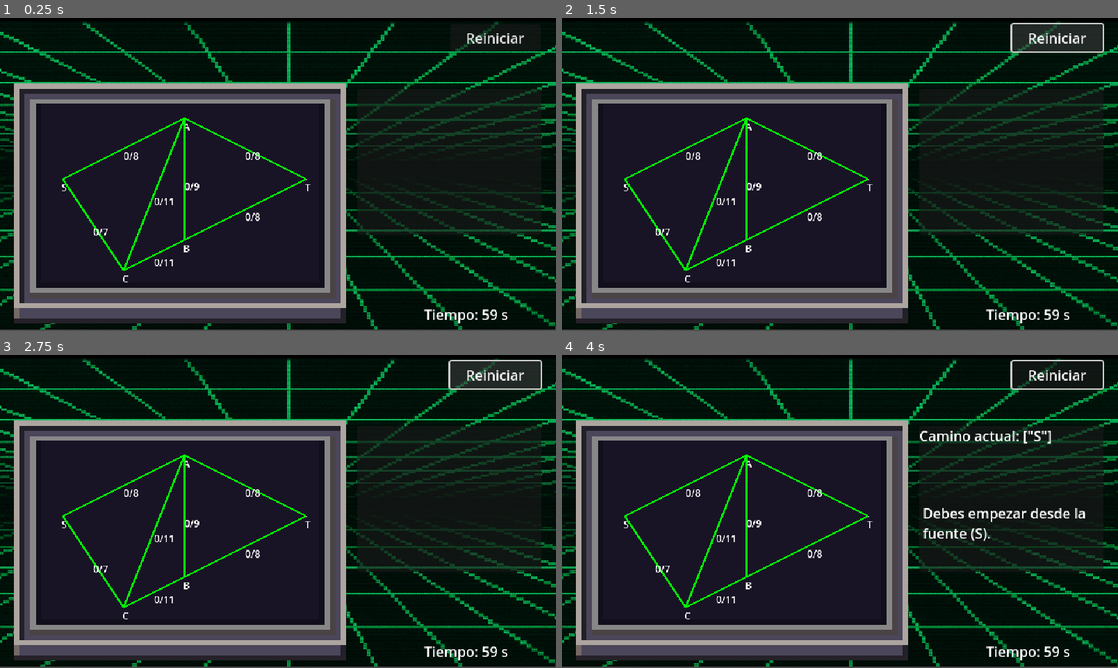
Above: before the commit, frames 1-4 (two rows, left to right).
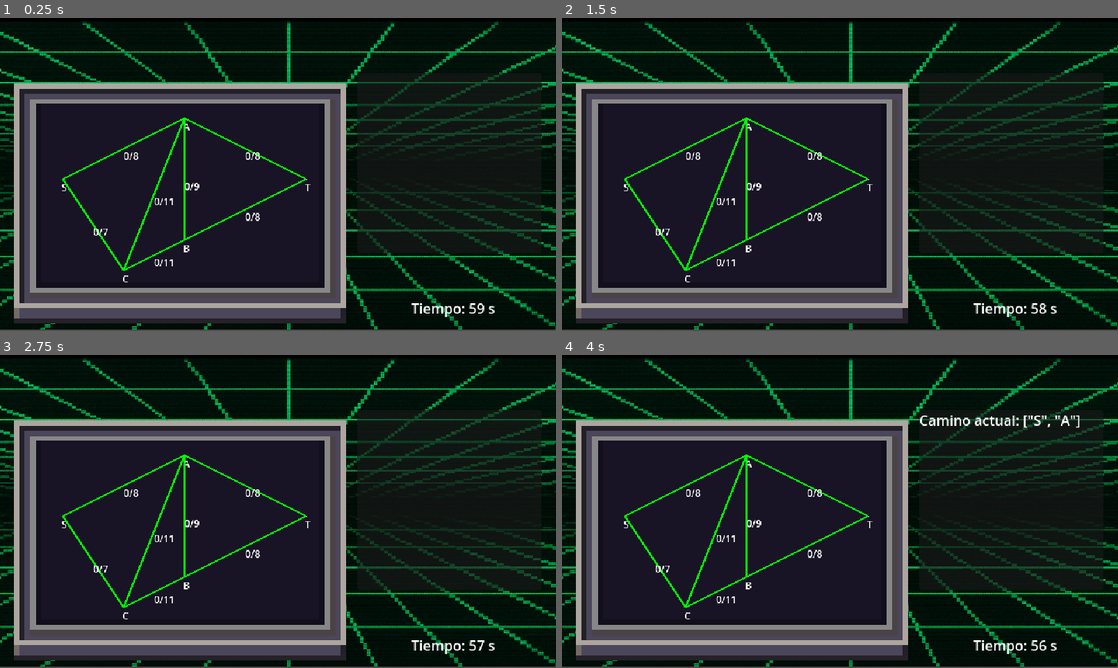
Above: after the commit, the same moments.

Repository: idpacheco/Laboratorio-2--EDD2
Game: Godot game, scene res://Mision_4/Scenes/Main.tscn
Same seed, same stepped clock (60 frames per second), same inputs: the game is played once before the commit and once after it. This scene is started directly instead of the project's main scene.
Inputs (mouse positions are in pixels of both pictures, inside the frame that each line leads up to):
- Up to frame 1 (0.25 s): no input
- Up to frame 2 (1.5 s): click (1056, 36) at 0.5 s, where only the run before the commit has a clickable "Reiniciar"; click (1056, 36) at 1.25 s, where only the run before the commit has a clickable "Reiniciar"
- Up to frame 3 (2.75 s): click (494, 373) at 2 s, where only the run before the commit has a clickable "Reiniciar"
- Up to frame 4 (4 s): tap Enter at 2.75 s; move the mouse to (623, 517) at 2.77 s; tap 1 at 2.85 s; click (623, 517) at 2.92 s; tap Space at 3.5 s; move the mouse to (745, 455) at 3.52 s; hold S from 3.53 s (still down); tap 2 at 3.6 s; click (745, 455) at 3.67 s

The runs differ from the first frame. In frame 1, 1.1% of the frame differs, in the area x 11-98%, y 2-98%; in frame 2, 2.4%; in frame 3, 2.4%; in frame 4, 2.7%, in the area x 11-98%, y 1-98%.

Commit message:
Mision 4 messages

Diff:
--- a/Lab2-Datos2/Mision_3/Mision 3/scripts/mapa.gd
+++ b/Lab2-Datos2/Mision_3/Mision 3/scripts/mapa.gd
@@ -11,10 +11,6 @@
 var prim = preload("res://Mision_3/Mision 3/Prim.gd").new()
 const INF = 99999
 
-var VictoriaScene = preload("res://Mision_3/Mision 3/scenes/winner.tscn")
-var DerrotaScene = preload("res://Mision_3/Mision 3/scenes/loser.tscn")
-var popup_actual = null
-
 func _ready():
 	preparar_estaciones_y_conexiones()
 	$"../UI/BotonConectar".pressed.connect(_on_BotonConectar_pressed)
@@ -22,21 +18,9 @@
 	$"../UI/BotonConfirmar".pressed.connect(_on_BotonConfirmar_pressed)
 	#$"../UI/BotonVerOptima".pressed.connect(_on_BotonVerOptima_pressed)
 
-func mostrar_popup_ganaste():
-	$"../UI".visible = false
-	if popup_actual != null:
-		popup_actual.queue_free()
-	popup_actual = VictoriaScene.instantiate()
-	add_child(popup_actual)
-
-func mostrar_popup_perdiste():
-	$"../UI".visible = false
-	if popup_actual != null:
-		popup_actual.queue_free()
-	popup_actual = DerrotaScene.instantiate()
-	add_child(popup_actual)
-
 func preparar_estaciones_y_conexiones():
+	var ancho_pantalla = 640
+	var alto_pantalla = 360
 	var rng = RandomNumberGenerator.new()
 	rng.randomize()
 	# ===== 3 GRAFOS FIJOS =====
@@ -199,12 +183,13 @@
 	$"../UI/OptimoLabel".text = "Costo óptimo: %d (Prim)" % costo_optimo
 	_resaltar_mst(mst)
 
-	await get_tree().create_timer(3.0).timeout #Un segundito para salir
 	# Comparación actual: ¿las conexiones del jugador son las mismas que el MST?
 	if _es_ganador(mst):
-		mostrar_popup_ganaste()
+		$"../UI/GanasteLabel".visible = true
+		$"../UI/PerdisteLabel".visible = false
 	else:
-		mostrar_popup_perdiste()
+		$"../UI/GanasteLabel".visible = false
+		$"../UI/PerdisteLabel".visible = true
 
 func _es_ganador(mst: Array) -> bool:
 	var jugador_set = []
--- /dev/null
+++ b/Lab2-Datos2/Mision_4/Assets/Textures/buttonFord.tres
@@ -0,0 +1,7 @@
+[gd_resource type="AtlasTexture" load_steps=2 format=3 uid="uid://fohvpjjckxbx"]
+
+[ext_resource type="Texture2D" uid="uid://c4hn6k0b4he7f" path="res://mainMenu/Assets/Images/button.png" id="1_6fjhk"]
+
+[resource]
+atlas = ExtResource("1_6fjhk")
+region = Rect2(177.872, 194.406, 14.7443, 13.4983)
--- a/Lab2-Datos2/Mision_4/Scenes/Main.tscn
+++ b/Lab2-Datos2/Mision_4/Scenes/Main.tscn
@@ -1,8 +1,10 @@
-[gd_scene load_steps=4 format=3 uid="uid://dt0f0bao4ofmf"]
+[gd_scene load_steps=6 format=3 uid="uid://dt0f0bao4ofmf"]
 
 [ext_resource type="Script" uid="uid://bxaj1ek6qppha" path="res://Mision_4/Scripts/main.gd" id="1_r150o"]
 [ext_resource type="Texture2D" uid="uid://unqdd6qk18lc" path="res://Mision_3/Mision 3/assets/background.png" id="2_fs4k1"]
 [ext_resource type="Texture2D" uid="uid://cf8l6frvtth45" path="res://Mision_3/Mision 3/assets/box.png" id="3_dygla"]
+[ext_resource type="Texture2D" uid="uid://cqy05fm11d87p" path="res://Mision_4/Assets/Textures/lupa_1.png" id="4_u6k8n"]
+[ext_resource type="Texture2D" uid="uid://dqycfkynk7f4y" path="res://Mision_4/Assets/Textures/lupa_2.png" id="5_6ulu1"]
 
 [node name="Main" type="Node2D"]
 script = ExtResource("1_r150o")
@@ -23,6 +25,7 @@
 expand_mode = 1
 
 [node name="Button" type="Button" parent="."]
+visible = false
 offset_left = 518.0
 offset_top = 7.0
 offset_right = 622.0
@@ -43,29 +46,29 @@
 offset_right = 49.0
 offset_bottom = 40.0
 
-[node name="CheckButtonAuto" type="Button" parent="."]
-visible = false
-offset_left = 528.0
-offset_top = 308.0
-offset_right = 613.0
-offset_bottom = 339.0
-text = "Auto"
+[node name="CheckButtonAuto" type="TextureButton" parent="."]
+offset_left = 424.0
+offset_top = 314.0
+offset_right = 456.0
+offset_bottom = 346.0
+texture_normal = ExtResource("4_u6k8n")
+texture_pressed = ExtResource("5_6ulu1")
 
 [node name="GameTimer" type="Timer" parent="."]
 wait_time = 60.0
 one_shot = true
 
 [node name="TiempoLabel" type="Label" parent="."]
-offset_left = 488.0
-offset_top = 329.0
-offset_right = 581.0
-offset_bottom = 354.0
+offset_left = 473.0
+offset_top = 322.0
+offset_right = 566.0
+offset_bottom = 347.0
 
 [node name="Panel" type="Panel" parent="."]
 offset_left = 411.0
-offset_top = 81.0
+offset_top = 63.0
 offset_right = 623.0
-offset_bottom = 249.0
+offset_bottom = 270.0
 
 [node name="RichTextLabel" type="RichTextLabel" parent="Panel"]
 layout_mode = 0
@@ -74,10 +77,17 @@
 
 [node name="RichTextLabel2" type="RichTextLabel" parent="Panel"]
 layout_mode = 0
-offset_left = 4.0
-offset_top = 89.0
-offset_right = 197.0
-offset_bottom = 165.0
+offset_left = 8.0
+offset_top = 156.0
+offset_right = 201.0
+offset_bottom = 232.0
+
+[node name="RichTextLabel3" type="RichTextLabel" parent="Panel"]
+layout_mode = 0
+offset_left = 8.0
+offset_top = 88.0
+offset_right = 201.0
+offset_bottom = 164.0
 
 [connection signal="toggled" from="CheckButtonAuto" to="." method="_on_button_auto_toggled"]
 [connection signal="timeout" from="GameTimer" to="." method="_on_game_timer_timeout"]
--- a/Lab2-Datos2/Mision_4/Scripts/main.gd
+++ b/Lab2-Datos2/Mision_4/Scripts/main.gd
@@ -120,7 +120,7 @@
 			selected_path.clear()
 			return
 		if edge.is_full():
-			log_mensj("Camino bloqueado %->" % [from, to])
+			log_mensj("Camino bloqueado: %s -> %s" % [from, to])
 			errores_jugador += 1
 			selected_path.clear()
 			return
@@ -135,8 +135,8 @@
 		e.update_edge()
 
 	total_flow += bottleneck
-	log_info("💧 Flujo enviado: %d por %s" % [bottleneck, str(selected_path)])
-	log_info("Flujo total: %d" % total_flow)
+	log_mensj2("Flujo enviado: %d por %s" % [bottleneck, str(selected_path)])
+	#log_info("Flujo total: %d" % total_flow)
 
 	selected_path.clear()
 	check_end_game()
@@ -156,13 +156,13 @@
 		var ford_result = ford_fulkerson()
 		var duracion = (Time.get_ticks_msec() - tiempo_inicio) / 1000.0
 
-		mensaje_final.text = "🎯 Flujo jugador: %d | Flujo máximo: %d\n⏱️ Tiempo: %.1f s | ❌ Errores: %d" % [total_flow, ford_result, duracion, errores_jugador]
+		mensaje_final.text = " Flujo jugador: %d | Flujo máximo: %d\n Errores: %d" % [total_flow, ford_result, errores_jugador]
 		mensaje_final.visible = true
 
 		button_auto.visible = true
 
 		print("🏁 Juego terminado.")
-		if errores_jugador > 2:
+		if errores_jugador > 0:
 			log_mensj("⚠️ Demasiados errores. NEMESIS casi corrompe la red...")
 		else:
 			log_mensj("✅ Flujo seguro establecido. NEMESIS ha sido aislado.")
@@ -245,7 +245,8 @@
 
 # Mostrar algoritmo visual
 func show_algorithm_mode():
-	print("🔍 Visualizando Ford-Fulkerson...")
+	$Panel/RichTextLabel3.clear()
+	log_mensj("🔍 Visualizando Ford-Fulkerson...")
 	saved_player_flows.clear()
 	for e in edges:
 		saved_player_flows[e] = e.flow
@@ -258,12 +259,12 @@
 	var path = find_augmenting_path("S", "T")
 
 	while path.size() > 0 and not cancel_algorithm:
-		print("➡️ Camino:", path)
+		log_info("Camino:"+ str (path))
 		apply_auto_flow(path)
 		await get_tree().create_timer(1.0).timeout
 		path = find_augmenting_path("S", "T")
 
-	print("✅ Visualización completada.")
+	log_mensj("✅ Visualización completada.")
 	for e in saved_player_flows.keys():
 		e.flow = saved_player_flows[e]
 		e.update_edge()
@@ -314,13 +315,23 @@
 	log_mensj("💥 El tiempo se acabó.")
 
 func log_info(text):
+	print(text)
 	var label2= $Panel/RichTextLabel
 	$Panel/RichTextLabel.append_text(text + "\n")
 	label2.clear()               # 🧹 limpia mensajes anteriores
 	label2.append_text(text)     # 📝 escribe el nuevo mensaje
 
 func log_mensj(text):
+	print(text)
 	var label= $Panel/RichTextLabel2
 	$Panel/RichTextLabel2.append_text(text + "\n")
 	label.clear()               # 🧹 limpia mensajes anteriores
 	label.append_text(text)     # 📝 escribe el nuevo mensaje
+
+
+func log_mensj2(text):
+	print(text)
+	var label= $Panel/RichTextLabel3
+	$Panel/RichTextLabel3.append_text(text + "\n")
+	label.clear()               # 🧹 limpia mensajes anteriores
+	label.append_text(text)     # 📝 escribe el nuevo mensaje
Binary file added: Lab2-Datos2/Mision_4/Assets/Textures/lupa_1.png
Not shown, added: Lab2-Datos2/Mision_4/Assets/Textures/lupa_1.png.import
Binary file added: Lab2-Datos2/Mision_4/Assets/Textures/lupa_2.png
Not shown, added: Lab2-Datos2/Mision_4/Assets/Textures/lupa_2.png.import
